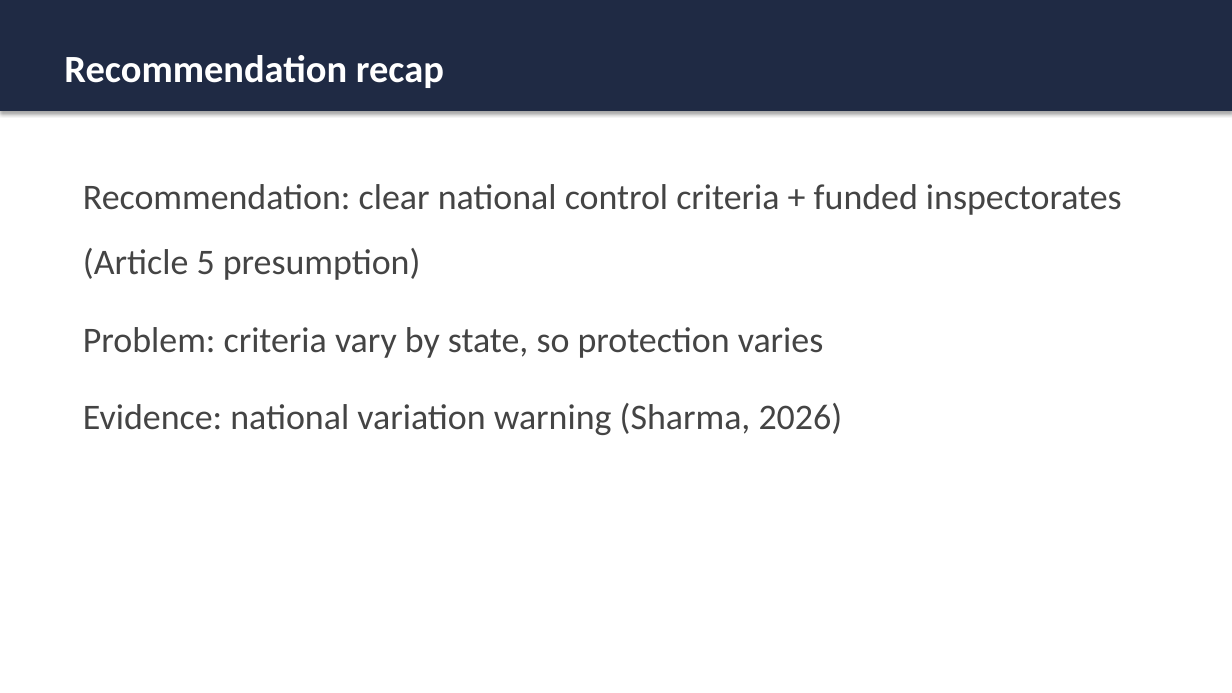
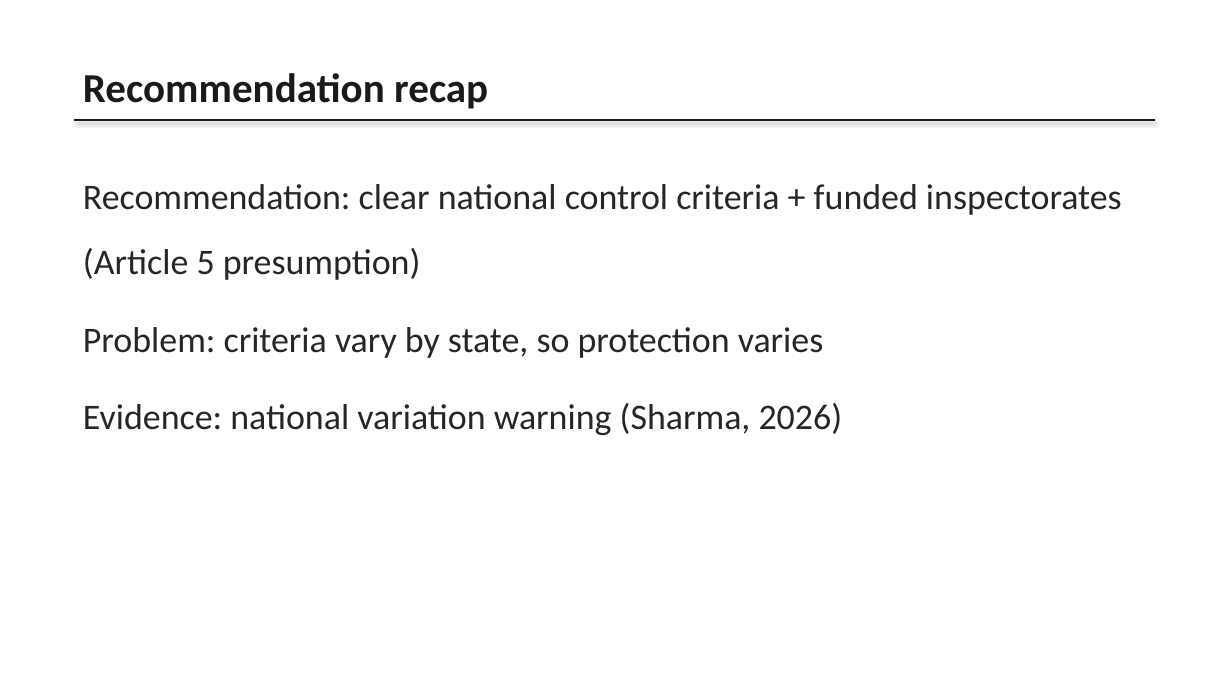
Before and after one commit to karanrg22-svg/skill, a slide deck: slide 3 of Ride-Hailing_Presentation.pptx. Drawn at 1232x693 pixels with LibreOffice and Linux fonts; fonts in the diff are those of the drawing. Boxes give left, top, right and bottom in pixels: in the first picture for what was removed or moved away, otherwise in the second. Text is boxed around its words. In the diff, an @@ line names an element or a change of style, - is before the commit and + after.

```diff
--- a/Ride-Hailing_Presentation.pptx
+++ b/Ride-Hailing_Presentation.pptx
@@ rectangle removed at (0, 0, 1232, 111) @@
@@ text "Recommendation recap": place and size @@
-text "Recommendation recap" at (64, 55, 444, 88)
+text "Recommendation recap" at (83, 73, 488, 109)
@@ text "Recommendation recap" at (83, 73, 488, 109): size 30 to 32 pt, text colour #FFFFFF to #1A1A1A @@
@@ text "Recommendation: clear national control criteria ..." at (83, 184, 1122, 435): text colour #444444 to #262626 @@
@@ line added from (74, 120) to (1155, 120), #1A1A1A 1.5 pt @@
```
Also in this commit, not shown: 8 other slides changed.
